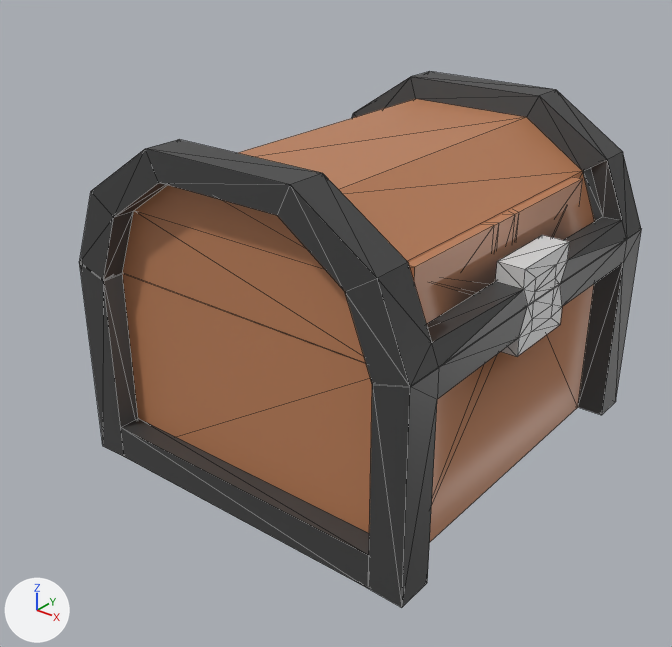
What one commit did to the COLLADA model Animations/ChestIdle.dae.
One viewpoint serves both versions: a 50 mm lens placed at (1.87, -2.59, 1.98), pointed at (-0.08, -0.16, 0.47). Every picture has the same lights, and +X, +Y and +Z are marked at lower left. Mesh edges are drawn as thin lines. Vertices at the same position are counted once.
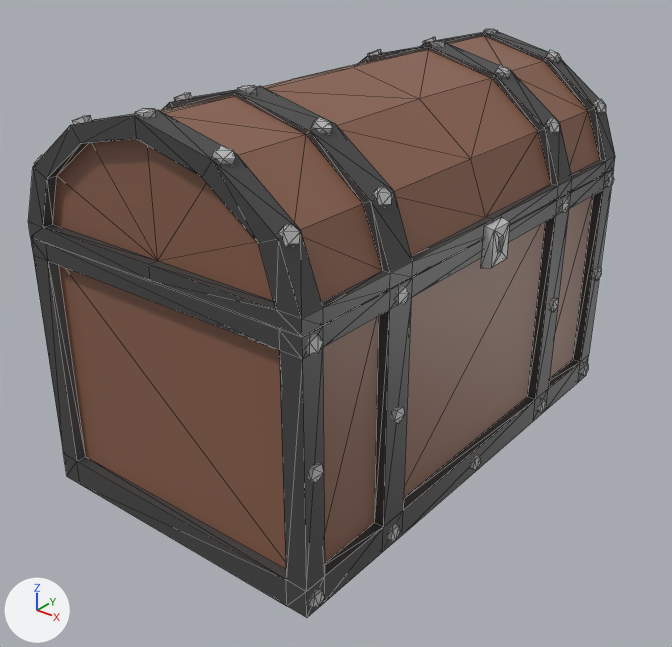
Boxes [x1, y1, x2, y2] around the edits, measured in the pictures (672 x 647 px):
```json
{"object": "Cube_000", "change": "reshaped", "before": [79, 71, 641, 608], "after": [28, 29, 615, 618], "on screen": "10% taller"}
{"part": 1, "of": "me_cube_000", "change": "rebuilt", "before": [79, 71, 641, 387], "after": [28, 31, 615, 336]}
{"part": 2, "of": "me_cube_000", "change": "rebuilt", "before": [79, 229, 641, 608], "after": [30, 169, 614, 618], "on screen": "18% taller"}
{"part": 3, "of": "me_cube_000", "change": "added", "after": [34, 85, 409, 607]}
{"part": 4, "of": "me_cube_000", "change": "added", "after": [367, 29, 614, 413]}
{"part": 5, "of": "me_cube_000", "change": "added", "after": [481, 217, 510, 268]}
{"part": 6, "of": "me_cube_000", "change": "added", "after": [470, 455, 481, 470]}
```

Scene script edits in JSON lines:
```json
{"block": "me_cube_000", "where": "# used by ob_cube_000; location = (0.0, 0.0, 0.0)"}
{"op": "remove", "block": "me_cube_000", "code": "me_cube_000.from_pydata(...)  # 189 vertices, 371 faces; spans x -0.74..0.67, y -0.78..0.78, z -0.02..1.22"}
{"op": "add", "block": "me_cube_000", "code": "me_cube_000.from_pydata(...)  # 844 vertices, 1360 faces; spans x -0.73..0.49, y -0.97..0.97, z -0.05..1.39"}
{"block": "me_cube_000", "change": "me_cube_000 part 1: the loose piece of 104 vertices spanning x -0.74..0.67, y -0.78..0.78, z 0.7..1.22 is rebuilt with 224 vertices and now spans x -0.71..0.46, y -0.97..0.97, z 0.9..1.38"}
{"block": "me_cube_000", "change": "me_cube_000 part 2: the loose piece of 85 vertices spanning x -0.74..0.67, y -0.78..0.78, z -0.02..0.75 is rebuilt with 148 vertices and now spans x -0.71..0.46, y -0.97..0.97, z -0.05..0.9"}
{"block": "me_cube_000", "change": "me_cube_000 part 3: 210 vertices added at x -0.73..0.47, y -0.95..-0.49, z -0.03..1.39"}
{"block": "me_cube_000", "change": "me_cube_000 part 4: 210 vertices added at x -0.73..0.47, y 0.49..0.96, z -0.03..1.39"}
{"block": "me_cube_000", "change": "me_cube_000 part 5: 16 vertices added at x 0.45..0.49, y -0.05..0.06, z 0.79..0.94"}
{"block": "me_cube_000", "change": "me_cube_000 part 6: 10 vertices added at x 0.44..0.47, y -0.03..0.03, z -0.03..0.02"}
```
